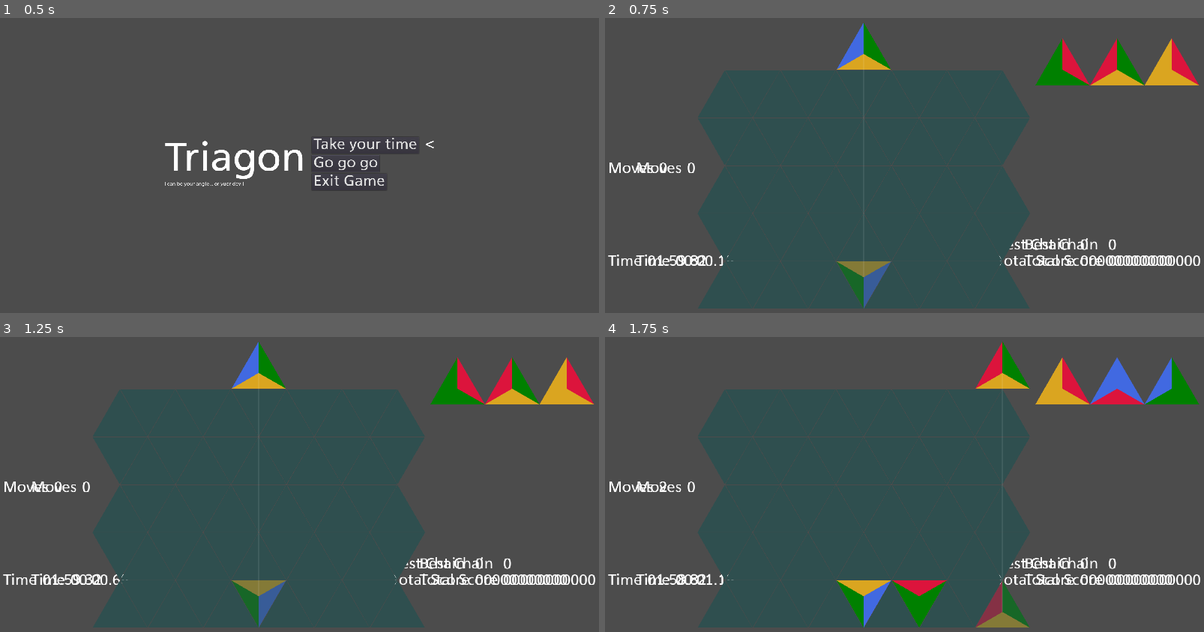
Above: before the commit, frames 1-4 (two rows, left to right).
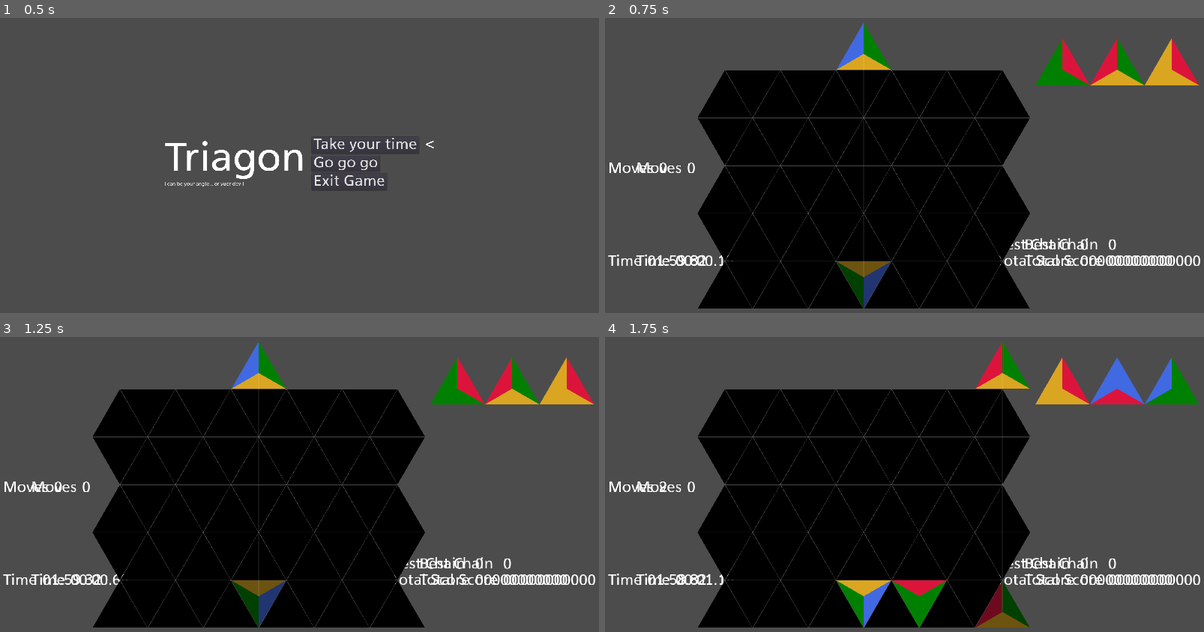
Above: after the commit, the same moments.

Repository: BoatsandJoes/tri-twist
Game: Godot game, scene res://scenes/ui/MainMenu.tscn
Same seed, same stepped clock (60 frames per second), same inputs: the game is played once before the commit and once after it.
Inputs:
- Up to frame 1 (0.5 s): no input
- Up to frame 2 (0.75 s): click "Go go go" at 0.5 s
- Up to frame 3 (1.25 s): no input
- Up to frame 4 (1.75 s): tap Enter (ui_accept) at 1.25, 1.52 s; hold D (right) from 1.28 s (still down); hold Keypad 6 (clockwise) from 1.28 s (still down)

Frame 1 is identical in both runs. In frame 2, 40% of the frame differs, in the area x 15-71%, y 17-99%; in frame 3, 40%; in frame 4, 39%.

Commit message:
Reverted empty cell color change.

Diff:
--- a/scenes/TriangleCell.gd
+++ b/scenes/TriangleCell.gd
@@ -7,7 +7,7 @@
 # last color is the null color, for empty cells
 enum Direction {LEFT, RIGHT, VERTICAL, VERTICAL_POINT}
 enum Rotation {CLOCKWISE, COUNTERCLOCKWISE}
-var colors = [Color.royalblue, Color.crimson, Color.goldenrod, Color.webgreen, Color.darkslategray]
+var colors = [Color.royalblue, Color.crimson, Color.goldenrod, Color.webgreen, Color.black]
 var focusColors = [Color.dodgerblue, Color.indianred, Color.orange, Color.seagreen, Color.darkslategray]
 var highlightColors = [Color.deepskyblue, Color.deeppink, Color.gold, Color.green]
 var leftColor: int = colors.size() - 1
